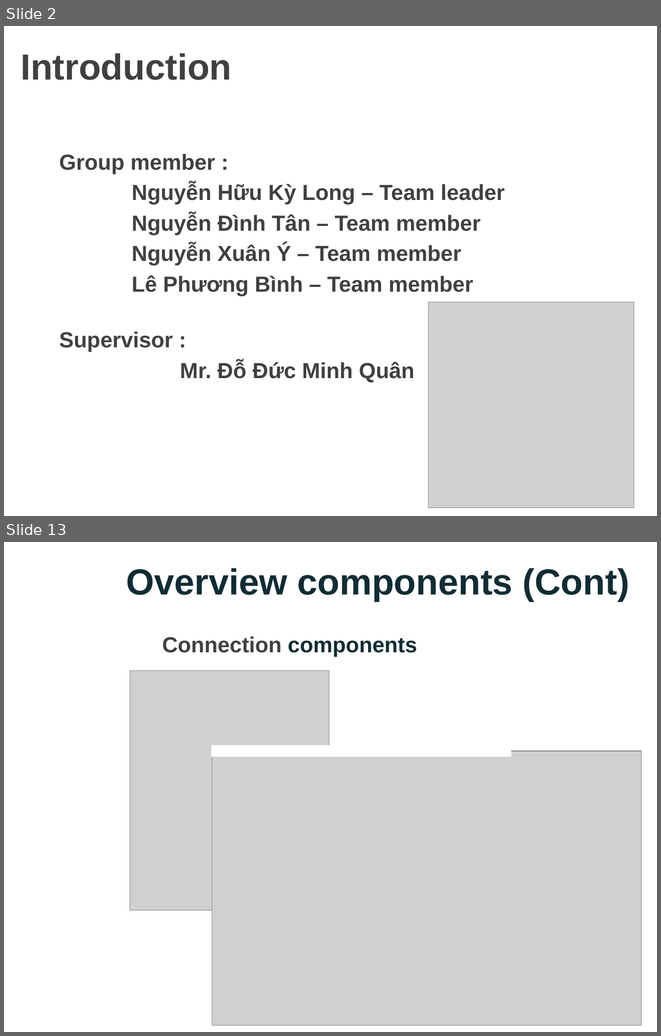
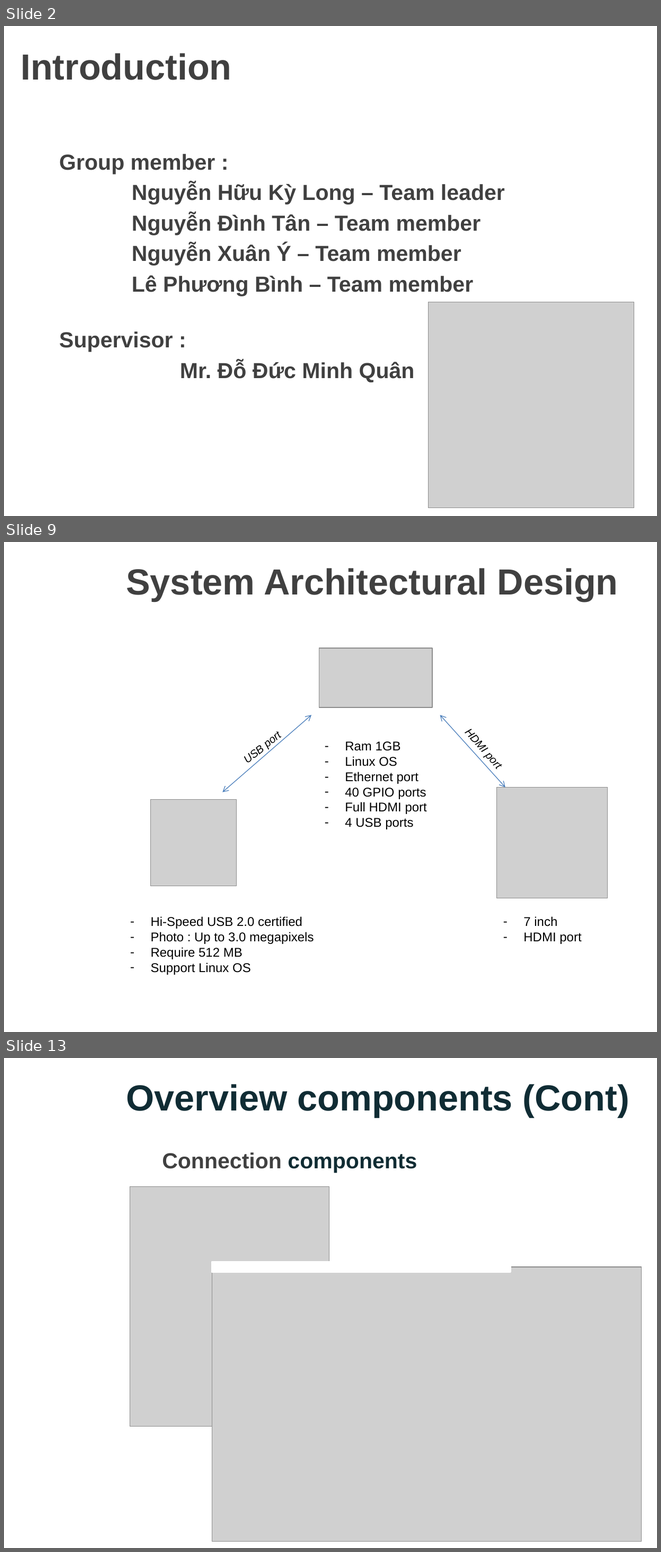
Before and after one commit to nicknguyen071093/CapstoneProject, a slide deck: Thuyettrinh/PPGroup 5.pptx. Shown one above the other, each under a label of ours: slides 2 and 13 before the commit, slides 2, 9 and 13 after it; the slides between them are not shown. The pictures are 661x1036 and 661x1552 pixels, drawn with LibreOffice and Linux fonts; fonts in the diff are those of the drawing; grey boxes stand for pictures; background and template pictures are left out. Boxes give left, top, right and bottom in pixels: in the first picture for what was removed or moved away, otherwise in the second. Text is boxed around its words. In the diff, an @@ line names an element or a change of style, - is before the commit and + after.

```diff
--- a/Thuyettrinh/PPGroup 5.pptx
+++ b/Thuyettrinh/PPGroup 5.pptx
@@ slide 9 added at (4, 542, 657, 1032), background picture (left out) @@
@@ title added at (126, 568, 618, 601), 40 pt, text #404040, bold @@
+System Architectural Design
@@ picture added at (319, 648, 432, 707) @@
@@ double arrow added from (223, 792) to (311, 715), #4B7EBC 0.75 pt @@
@@ double arrow added from (440, 715) to (505, 787), #4B7EBC 0.75 pt @@
@@ text added at (345, 741, 426, 829), 14 pt, text #000000 @@
+– Ram 1GB
+– Linux OS
+– Ethernet port
+– 40 GPIO ports
+– Full HDMI port
+– 4 USB ports
@@ picture added at (497, 787, 608, 898) @@
@@ picture added at (150, 799, 237, 885) @@
@@ text added at (369, 802, 427, 814), 12 pt, text #000000, italic @@
+HDMI port
@@ text added at (151, 916, 314, 974), 14 pt, text #000000 @@
+– Hi-Speed USB 2.0 certified
+– Photo : Up to 3.0 megapixels
+– Require 512 MB
+– Support Linux OS
@@ text added at (207, 917, 233, 926), 12 pt, text #000000, italic @@
+USB port
@@ text added at (523, 916, 581, 944), 14 pt, text #000000 @@
+– 7 inch
+– HDMI port
```
Also in this commit, not shown: 10 slides changed, 17 other slides added, 5 slides removed.
